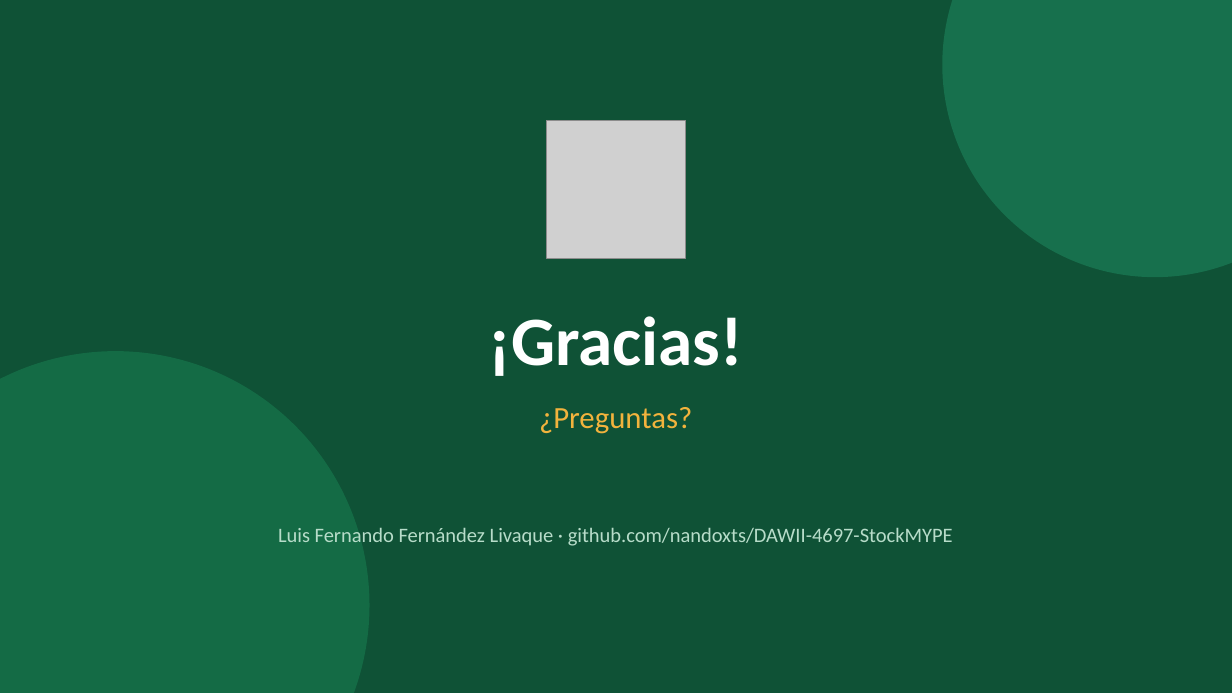
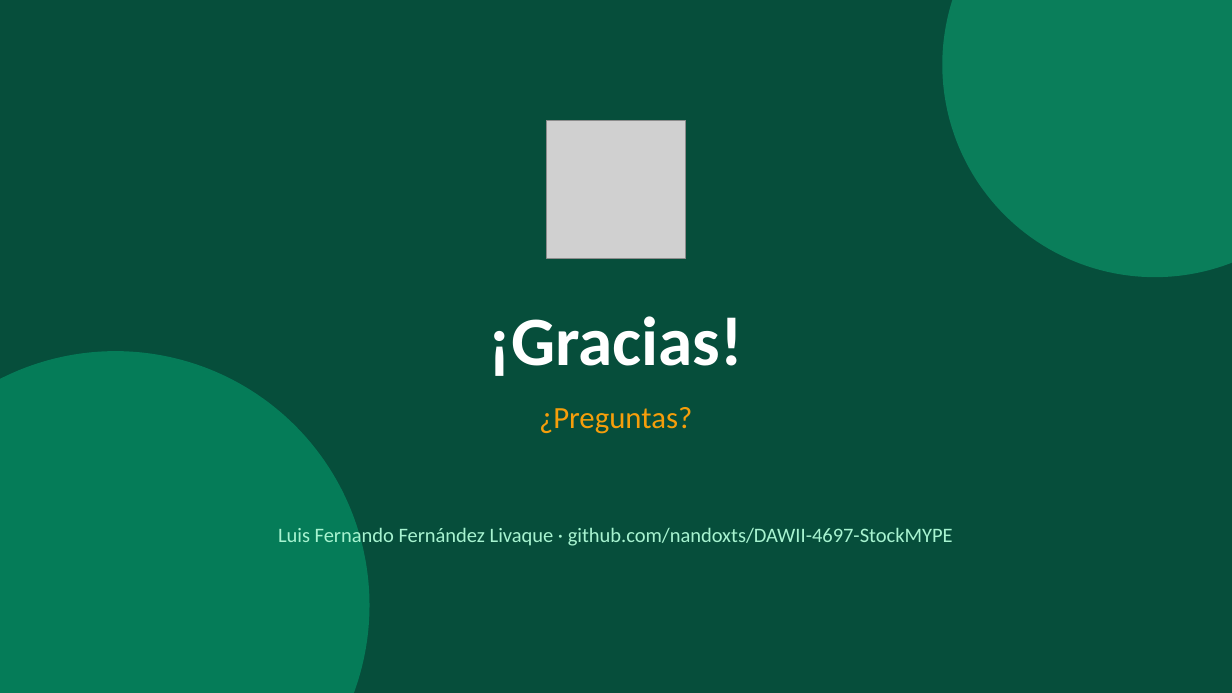
Before and after one commit to nandoxts/DAWII-4697-StockMYPE, a slide deck: slide 11 of docs/Presentacion_StockMYPE_Final.ppt (slide 10 before the commit). Drawn at 1232x693 pixels with LibreOffice and Linux fonts; fonts in the diff are those of the drawing; grey boxes stand for pictures. Boxes give left, top, right and bottom in pixels: in the first picture for what was removed or moved away, otherwise in the second. Text is boxed around its words. In the diff, an @@ line names an element or a change of style, - is before the commit and + after.

```diff
--- a/docs/Presentacion_StockMYPE_Final.ppt
+++ b/docs/Presentacion_StockMYPE_Final.ppt
@@ background #0F5236 to #064E3B @@
@@ ellipse at bbox=[0, 351, 369, 693]: fill #18794E at 65% opacity to #059669 at 65% opacity @@
@@ text "¿Preguntas?" at bbox=[539, 407, 692, 434]: text colour #F2B33D to #F59E0B @@
@@ text "Luis Fernando Fernández Livaque · ..." at bbox=[278, 525, 953, 548]: text colour #B7DCC9 to #A7F3D0 @@
```
Also in this commit, not shown: 9 other slides changed, 1 slide added, 2 other files.
